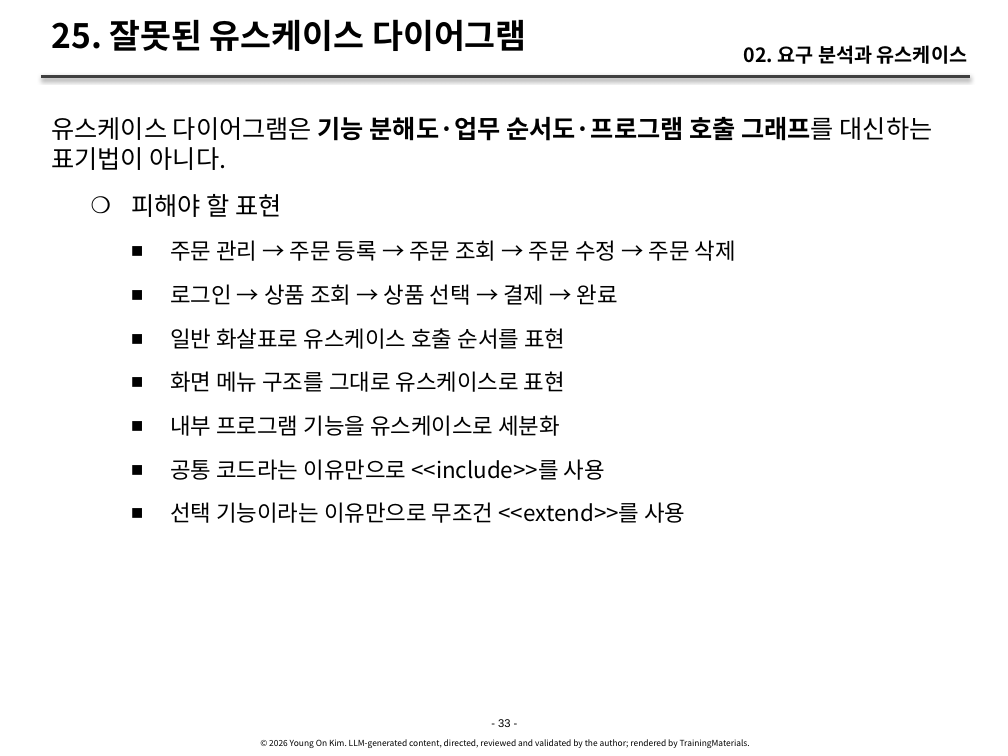
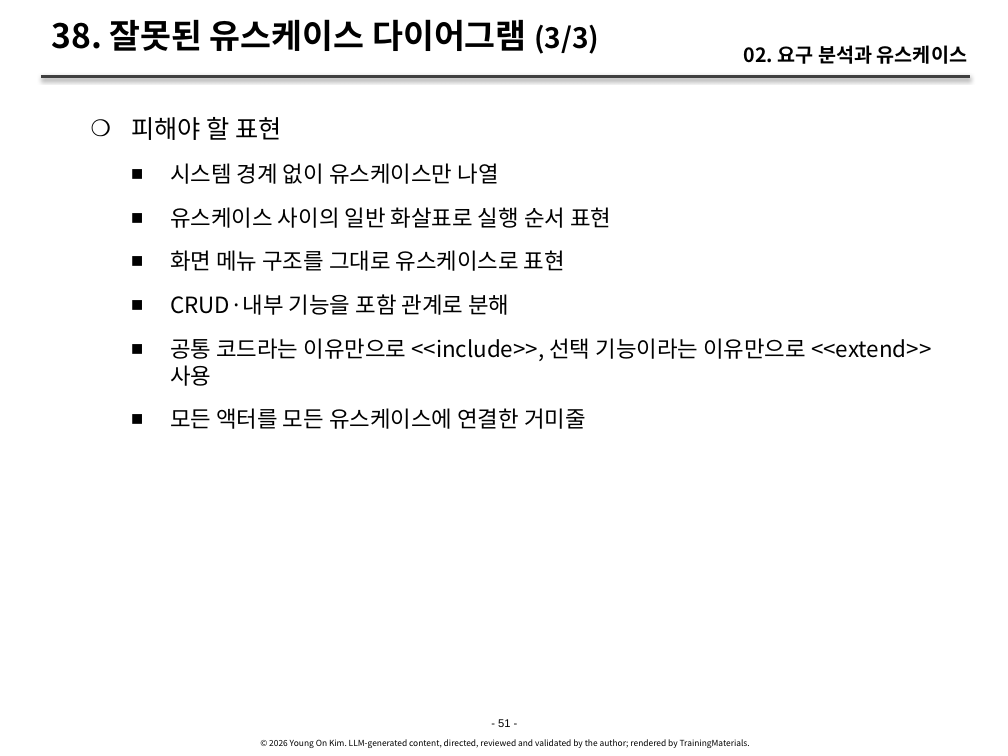
Before and after one commit to YoungSan77/TrainingMaterials, a slide deck: slide 51 of courses/ooad/sessions/s02.pptx (slide 33 before the commit). Drawn at 1008x756 pixels with LibreOffice and Linux fonts; fonts in the diff are those of the drawing. Boxes give left, top, right and bottom in pixels: in the first picture for what was removed or moved away, otherwise in the second. Text is boxed around its words. In the diff, an @@ line names an element or a change of style, - is before the commit and + after.

```diff
--- a/courses/ooad/sessions/s02.pptx
+++ b/courses/ooad/sessions/s02.pptx
@@ title at (51, 19, 599, 54): text changed @@
-25. 잘못된 유스케이스 다이어그램
+38. 잘못된 유스케이스 다이어그램 (3/3)
@@ text at (51, 117, 933, 170): paragraph removed @@
-유스케이스 다이어그램은 기능 분해도·업무 순서도·프로그램 호출 그래프를 대신하는 표기법이 아니다.
@@ text at (170, 163, 611, 228): text changed @@
-      ■ 주문 관리 → 주문 등록 → 주문 조회 → 주문 수정 → 주문 삭제
-      ■ 로그인 → 상품 조회 → 상품 선택 → 결제 → 완료
-      ■ 일반 화살표로 유스케이스 호출 순서를 표현
+      ■ 시스템 경계 없이 유스케이스만 나열
+      ■ 유스케이스 사이의 일반 화살표로 실행 순서 표현
@@ text at (170, 294, 931, 429): text changed @@
-      ■ 내부 프로그램 기능을 유스케이스로 세분화
-      ■ 공통 코드라는 이유만으로 <<include>>를 사용
-      ■ 선택 기능이라는 이유만으로 무조건 <<extend>>를 사용
+      ■ CRUD·내부 기능을 포함 관계로 분해
+      ■ 공통 코드라는 이유만으로 <<include>>, 선택 기능이라는 이유만으로 <<extend>> 사용
+      ■ 모든 액터를 모든 유스케이스에 연결한 거미줄
@@ text at (498, 719, 510, 727): text changed @@
-- 33 -
+- 51 -
```
Also in this commit, not shown: 48 other slides changed, 18 slides added, 10 other files.
